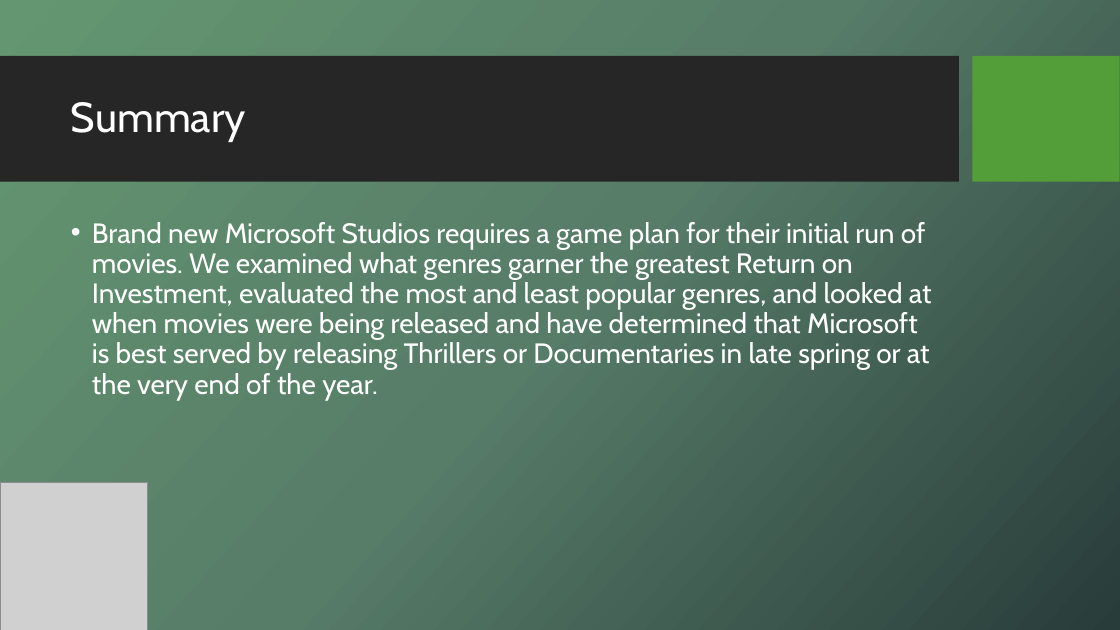
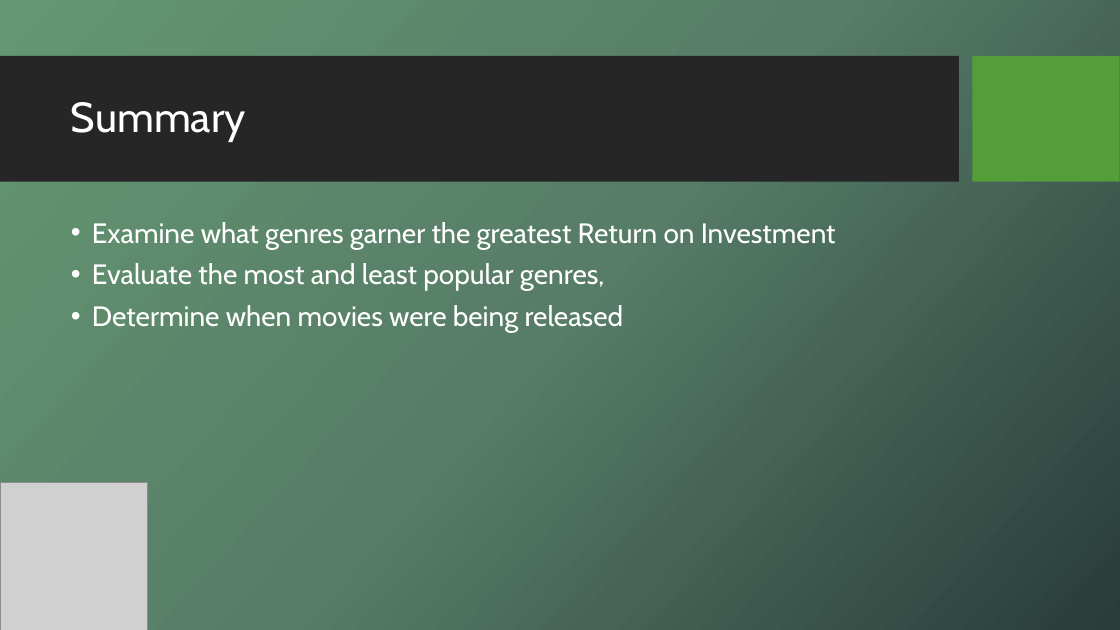
Before and after one commit to houleyemballo/AnalysisMovieData, a slide deck: slide 3 of Movie Production Recommendations for Microsoft StudiosV2.pptx. Drawn at 1120x630 pixels with LibreOffice and Linux fonts; fonts in the diff are those of the drawing; grey boxes stand for pictures; background and template pictures are left out. Boxes give left, top, right and bottom in pixels: in the first picture for what was removed or moved away, otherwise in the second. Text is boxed around its words. In the diff, an @@ line names an element or a change of style, - is before the commit and + after.

```diff
--- a/Movie Production Recommendations for Microsoft StudiosV2.pptx
+++ b/Movie Production Recommendations for Microsoft StudiosV2.pptx
@@ text at [92,222,836,333]: text changed @@
-• Brand new Microsoft Studios requires a game plan for their initial run of movies. We examined what genres garner the greatest Return on Investment, evaluated the most and least popular genres, and looked at when movies were being released and have determined that Microsoft is best served by releasing Thrillers or Documentaries in late spring or at the very end of the year.
+• Examine what genres garner the greatest Return on Investment
+• Evaluate the most and least popular genres,
+• Determine when movies were being released
```
Also in this commit, not shown: 2 other slides changed, 2 slides added, 3 other files.
